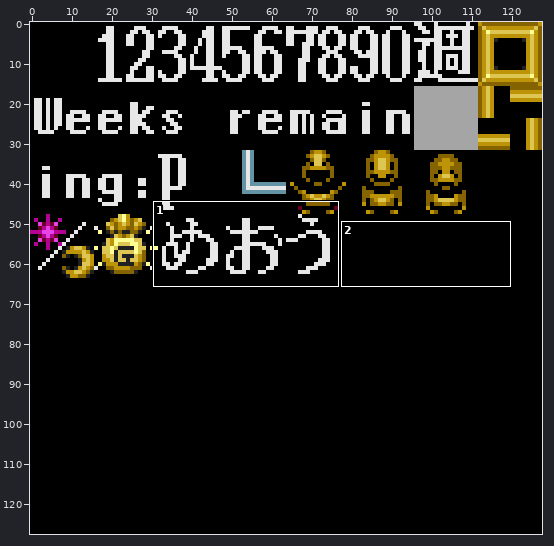
Edited in one commit: pixel-art file (kessen-gen/src/main/resources/images/score-screen.aseprite). The first picture is a wide view before the edit; the outline marks the close-up.
Close-up. Before the commit:
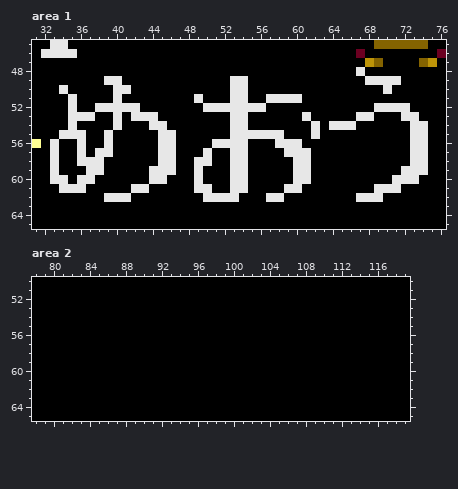
128x128 pixels, 1 frame. Shown: area 1: x 31..76, y 45..65; area 2: x 78..119, y 50..65.
New version:
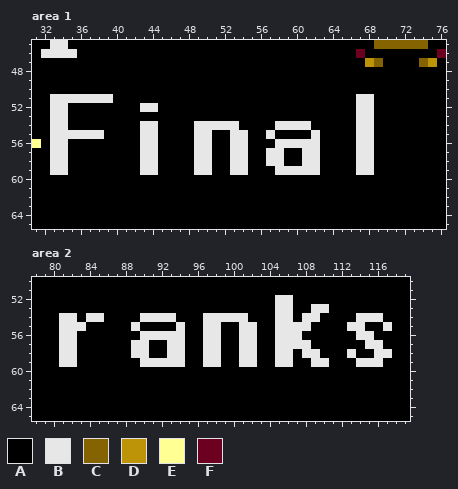
Palette (. is transparent): A #000000  B #e7e7e7  C #846300  D #bd9408  E #ffff94  F #6b0021
Changes in this commit:
layer "Layer 4" added
Area 1, layer "Layer 4":
The author changed colour B to colour A in row 48 at x 67; in row 49 at x 39 to 40, 53 to 54 and 68 to 71; in row 50 at x 34, 40 to 41, 53 to 54 and 70; in row 51 at x 40, 49, 53 to 54 and 57 to 60; in row 52 at x 35, 38 to 42, 50 to 56 and 69 to 72; in row 53 at x 35 to 37, 40, 42 to 44, 53 to 54, 61 and 72 to 73.
The author changed colour B to colour A in row 54 at x 35, 40, 45, 54, 62, 64 to 66 and 73 to 74; in row 55 at x 39, 45 to 46, 55 to 56, 58 and 73 to 74; in row 56 at x 36, 39, 45 to 46, 51 to 52 and 73 to 74; in row 57 at x 36, 38 to 39, 45 to 46, 59 to 60 and 73 to 74; in row 58 at x 36 to 38, 45 to 46, 60 and 73 to 74; in row 59 at x 37 to 38, 45 to 46 and 72 to 74.
The author changed colour B to colour A in row 60 at x 33 to 34, 36 to 37, 44 to 45, 49, 53 to 54, 60 to 61 and 71 to 73; in row 61 at x 34 to 36, 42 to 43, 49 to 50, 53 to 54, 59 to 60 and 69 to 71; in row 62 at x 39 to 41, 50 to 53, 57 to 58 and 67 to 69.
The author changed colour A to colour B in row 51 at x 33 to 34, 36 to 39 and 67 to 68; in row 52 at x 33 to 34, 43 to 44 and 67 to 68; in row 53 at x 33 to 34; in row 54 at x 33 to 34, 43, 49 to 52, 58 to 61 and 67 to 68; in row 55 at x 33, 37 to 38, 43 to 44, 49 to 50 and 67 to 68; in row 56 at x 34, 43 to 44, 49 to 50, 61 to 62 and 67 to 68.
The author changed colour A to colour B in row 57 at x 34, 43 to 44, 49, 57 to 58, 62 and 67 to 68; in row 58 at x 34, 43 to 44, 57 to 58, 62 and 67 to 68; in row 59 at x 34, 43, 50, 58 to 59, 62 and 67 to 68.
Area 2, layer "Layer 4":
The author changed colour A to colour B in row 52 at x 105 to 106; in row 53 at x 105 to 106 and 109 to 110; in row 54 at x 81 to 82, 84 to 85, 90 to 93, 97 to 101, 105 to 106, 108 to 109 and 114 to 116; in row 55 at x 81 to 83, 89, 94, 97 to 98, 101 to 102, 105 to 108, 113 to 114 and 117; in row 56 at x 81 to 82, 90 to 94, 97 to 98, 101 to 102, 105 to 107 and 114 to 115; in row 57 at x 81 to 82, 89 to 90, 93 to 94, 97 to 98, 101 to 102, 105 to 108 and 115 to 116.
The author changed colour A to colour B in row 58 at x 81 to 82, 89 to 90, 93 to 94, 97 to 98, 101 to 102, 105 to 106, 108 to 109, 113 and 116 to 117; in row 59 at x 81 to 82, 90 to 94, 97 to 98, 101 to 102, 105 to 106, 109 to 110 and 114 to 116.
Changed places in both close-ups, as pixel boxes (x1, y1, x2, y2):
changed: (50, 67, 428, 202)
changed: (59, 295, 392, 367)
